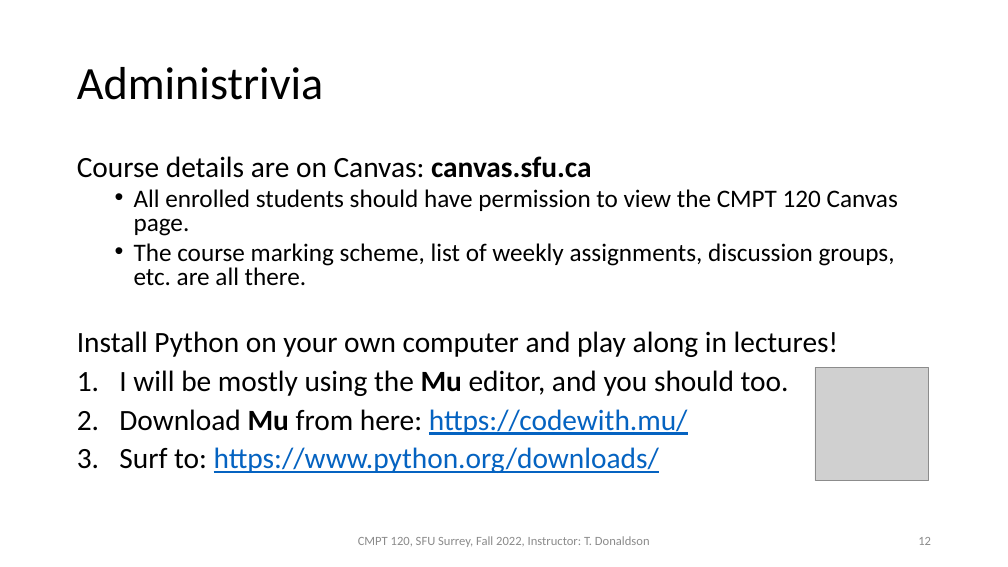
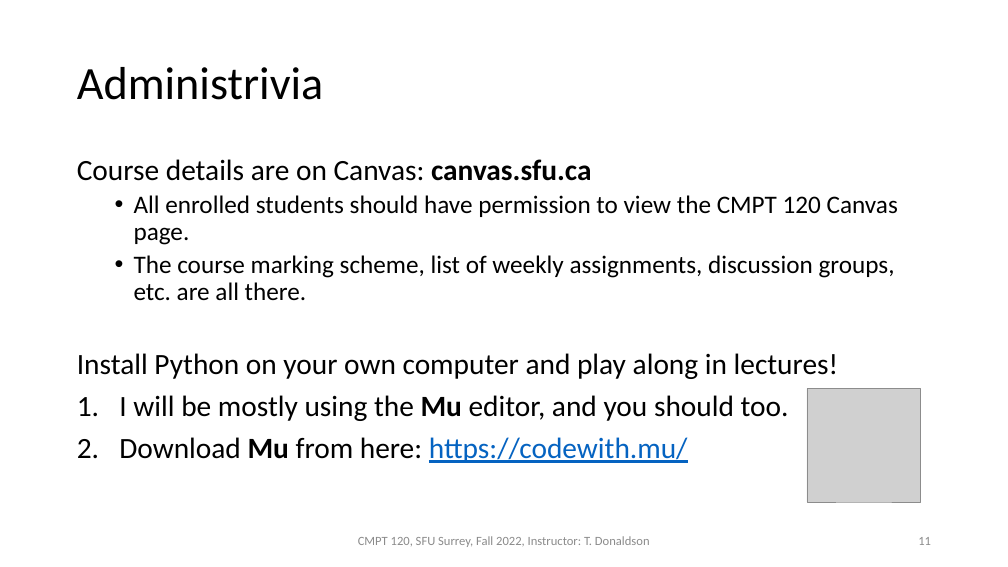
Before and after one commit to tjd1234/cmpt120fall2022, a slide deck: slide 11 of lectures/lecture1/lecture1.pptx (slide 12 before the commit). Drawn at 1008x567 pixels with LibreOffice and Linux fonts; fonts in the diff are those of the drawing; grey boxes stand for pictures. Boxes give left, top, right and bottom in pixels: in the first picture for what was removed or moved away, otherwise in the second. Text is boxed around its words. In the diff, an @@ line names an element or a change of style, - is before the commit and + after.

```diff
--- a/lectures/lecture1/lecture1.pptx
+++ b/lectures/lecture1/lecture1.pptx
@@ text "Course details are on Canvas: ..." at (77, 159, 898, 463): line spacing 0.8 to 0.9 @@
@@ picture: place and size @@
-picture at (815, 368, 929, 481)
+picture at (807, 389, 920, 502)
@@ text at (119, 447, 659, 473): paragraph removed @@
-3. Surf to: https://www.python.org/downloads/
```
Also in this commit, not shown: 3 other slides changed, 1 slide removed, 1 other file.
